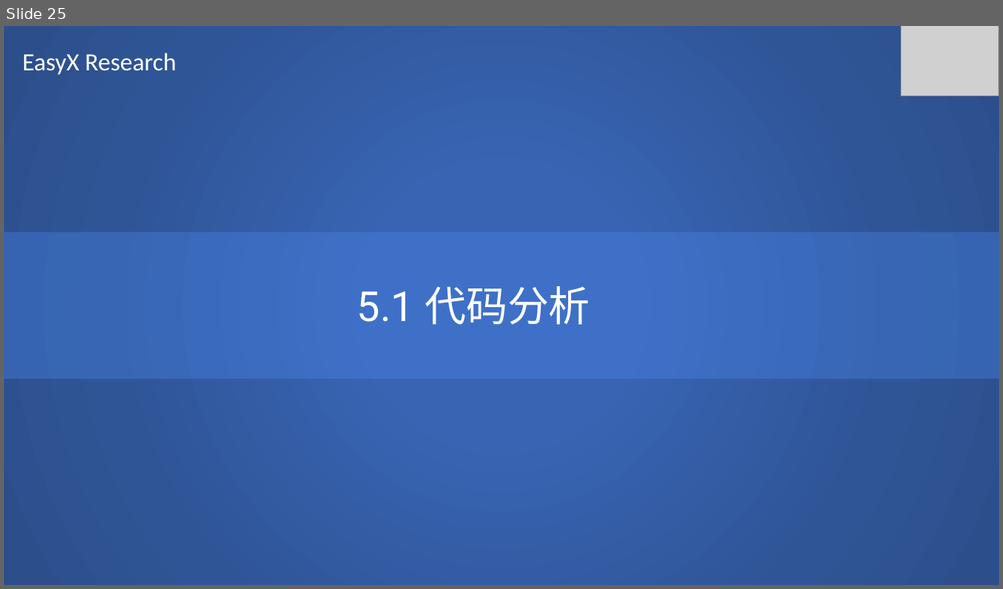
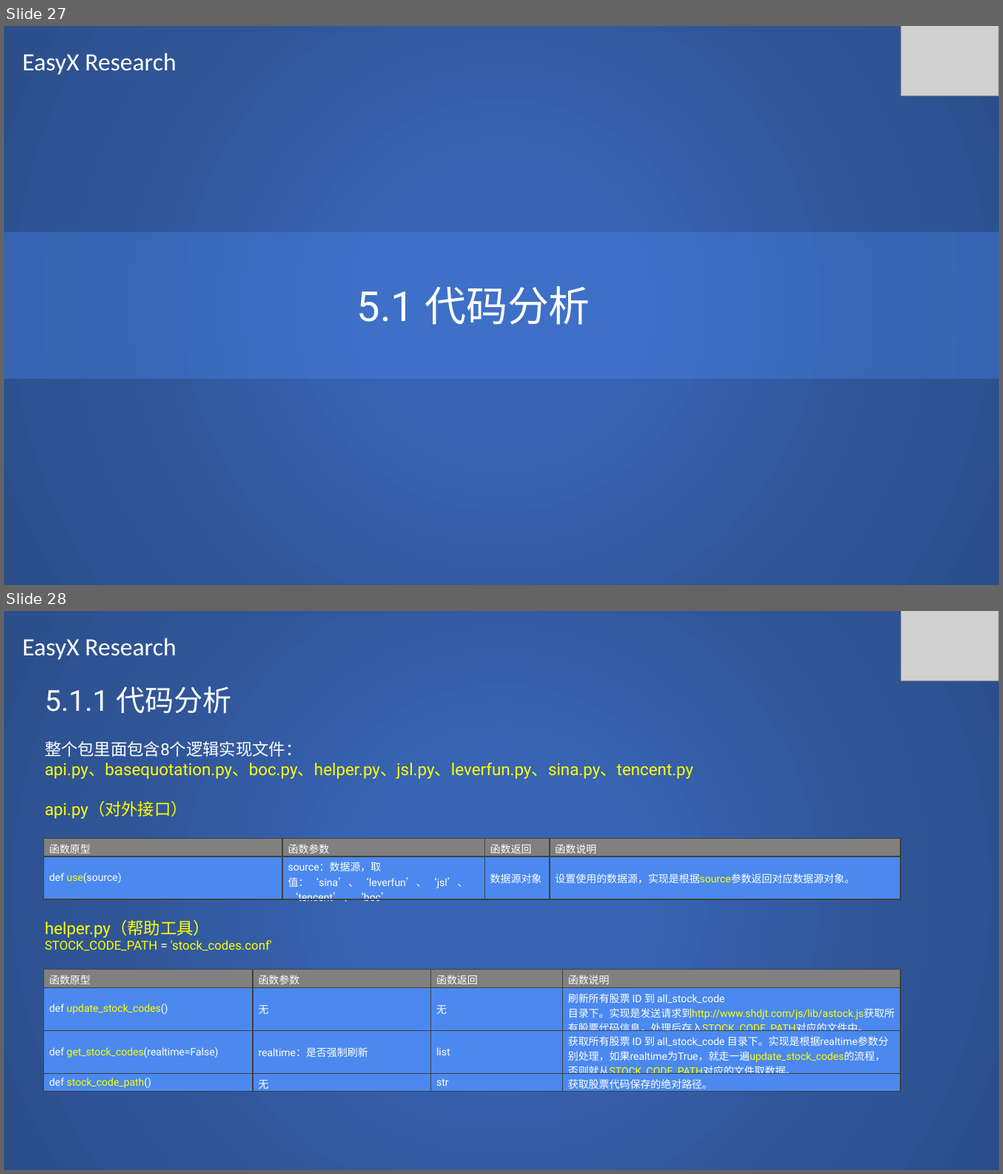
Before and after one commit to SCITLAS/Stellar, a slide deck: Research/easyx_research.pptx. Shown one above the other, each under a label of ours: slide 25 before the commit, slides 27 and 28 after it. The pictures are 1003x589 and 1003x1174 pixels, drawn with LibreOffice and Linux fonts; fonts in the diff are those of the drawing; grey boxes stand for pictures. Boxes give left, top, right and bottom in pixels: in the first picture for what was removed or moved away, otherwise in the second. Text is boxed around its words. In the diff, an @@ line names an element or a change of style, - is before the commit and + after.

```diff
--- a/Research/easyx_research.pptx
+++ b/Research/easyx_research.pptx
@@ slide 28 added at bbox=[4, 611, 999, 1170], background #FFFFFF @@
@@ rectangle added at bbox=[4, 611, 999, 1170], fill gradient #3864B3 to #2F5597 to #2C4F8C @@
@@ picture added at bbox=[900, 611, 999, 681] @@
@@ text added at bbox=[22, 638, 176, 660], 24 pt, text #FFFFFF @@
+EasyX Research
@@ text added at bbox=[45, 686, 693, 951], 16 pt, text #FFFF00 @@
+5.1.1 代码分析
+整个包里面包含8个逻辑实现文件：
+api.py、basequotation.py、boc.py、helper.py、jsl.py、leverfun.py、sina.py、tencent.py
+api.py（对外接口）
+helper.py（帮助工具）
+STOCK_CODE_PATH = 'stock_codes.conf'
@@ table added at bbox=[43, 839, 900, 1092], 2 rows, 4 columns @@
+函数原型 | 函数参数 | 函数返回 | 函数说明
+def use(source) | source：数据源，取值：‘sina’、‘leverfun’、‘jsl’、‘tencent’、‘boc’ | 数据源对象 | 设置使用的数据源，实现是根据source参数返回对应数据源对象。
@@ table added at bbox=[43, 970, 900, 1092], 4 rows, 4 columns @@
+函数原型 | 函数参数 | 函数返回 | 函数说明
+def update_stock_codes() | 无 | 无 | 刷新所有股票 ID 到 all_stock_code 目录下。实现是发送请求到http://www.shdjt.com/js/lib/astock.js获取所有股票代码信息，处理后存入STOCK_CODE_PATH对应的文件中。
+def get_stock_codes(realtime=False) | realtime：是否强制刷新 | list | 获取所有股票 ID 到 all_stock_code 目录下。实现是根据realtime参数分别处理，如果realtime为True，就走一遍update_stock_codes的流程，否则就从STOCK_CODE_PATH对应的文件取数据。
+def stock_code_path() | 无 | str | 获取股票代码保存的绝对路径。
@@ what was slide 25 is now slide 27 @@
```
Also in this commit, not shown: 5 slides changed, 2 other slides added.
